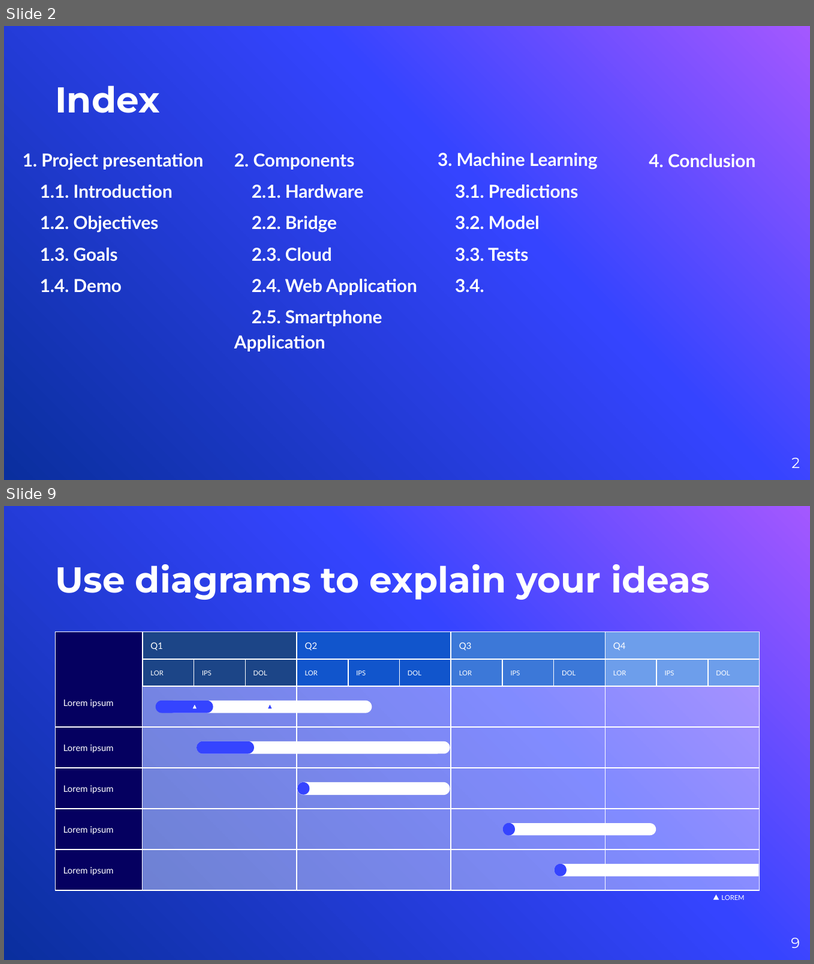
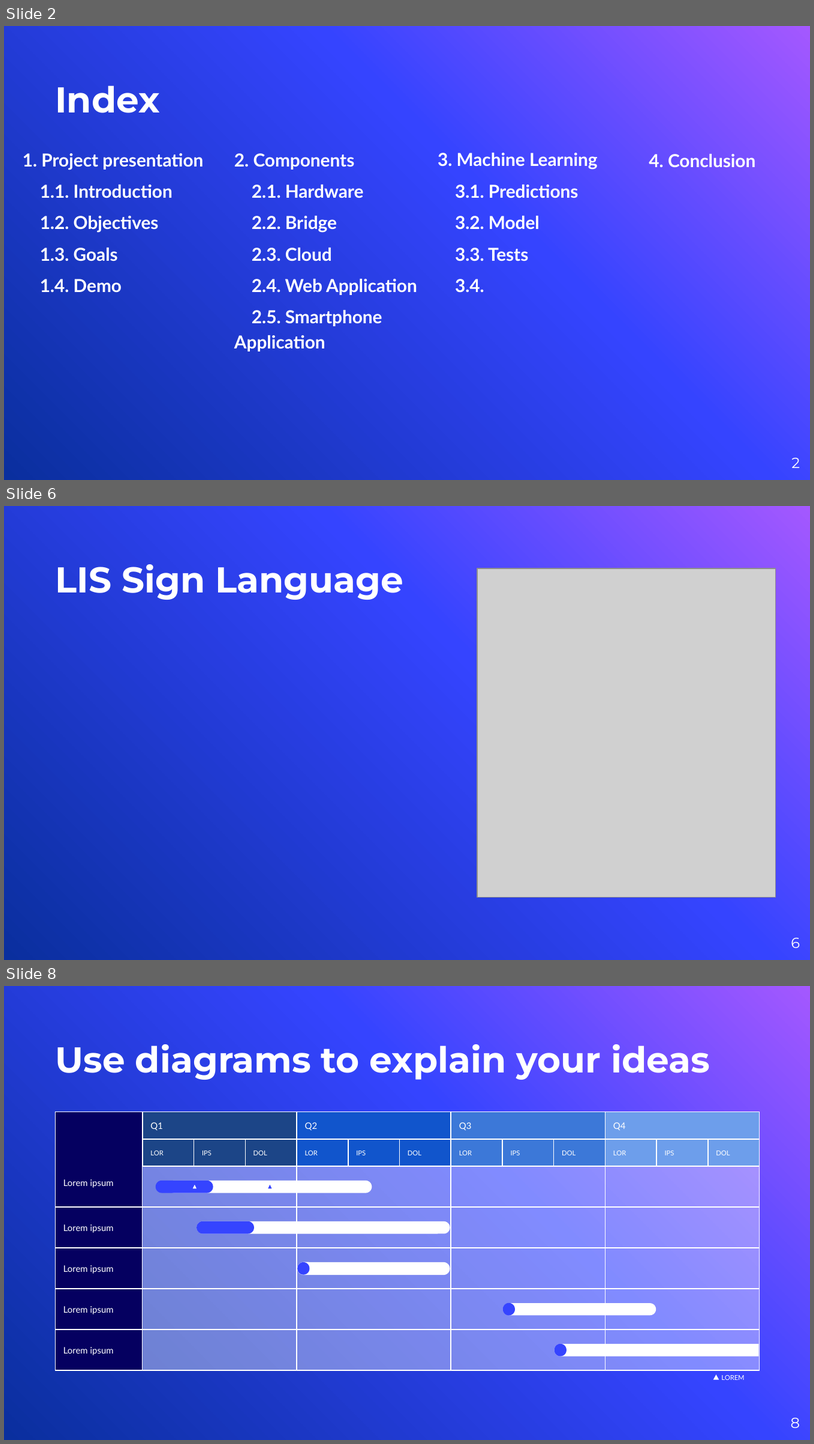
Before and after one commit to andrea-grandi/iot_project, a slide deck: presentation/presentation.pptx. Shown one above the other, each under a label of ours: slides 2 and 9 before the commit, slides 2, 6 and 8 after it; the slides between them are not shown. The pictures are 814x964 and 814x1444 pixels, drawn with LibreOffice and Linux fonts; fonts in the diff are those of the drawing; grey boxes stand for pictures; background and template pictures are left out. Boxes give left, top, right and bottom in pixels: in the first picture for what was removed or moved away, otherwise in the second. Text is boxed around its words. In the diff, an @@ line names an element or a change of style, - is before the commit and + after.

```diff
--- a/presentation/presentation.pptx
+++ b/presentation/presentation.pptx
@@ slide 6 added at (4, 506, 810, 960), background picture (left out) @@
@@ title added at (55, 564, 404, 600), 32 pt, text #FFFFFF, bold @@
+LIS Sign Language
@@ picture added at (477, 569, 777, 897) @@
@@ page number added at (791, 937, 800, 948), 13 pt, text #FFFFFF @@
+6
@@ what was slide 9 is now slide 8 @@
@@ page number at (791, 1417, 800, 1428): text changed @@
-9
+8
```
Also in this commit, not shown: 6 slides changed, 2 other slides added, 4 slides removed, 2 other files.
